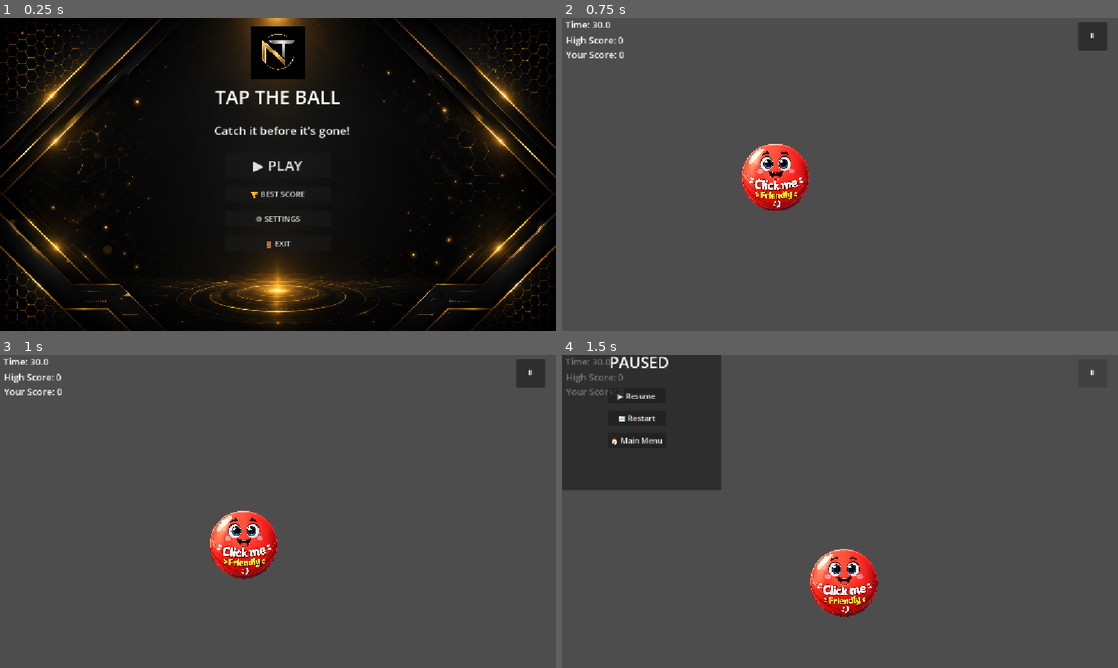
Above: before the commit, frames 1-4 (two rows, left to right).
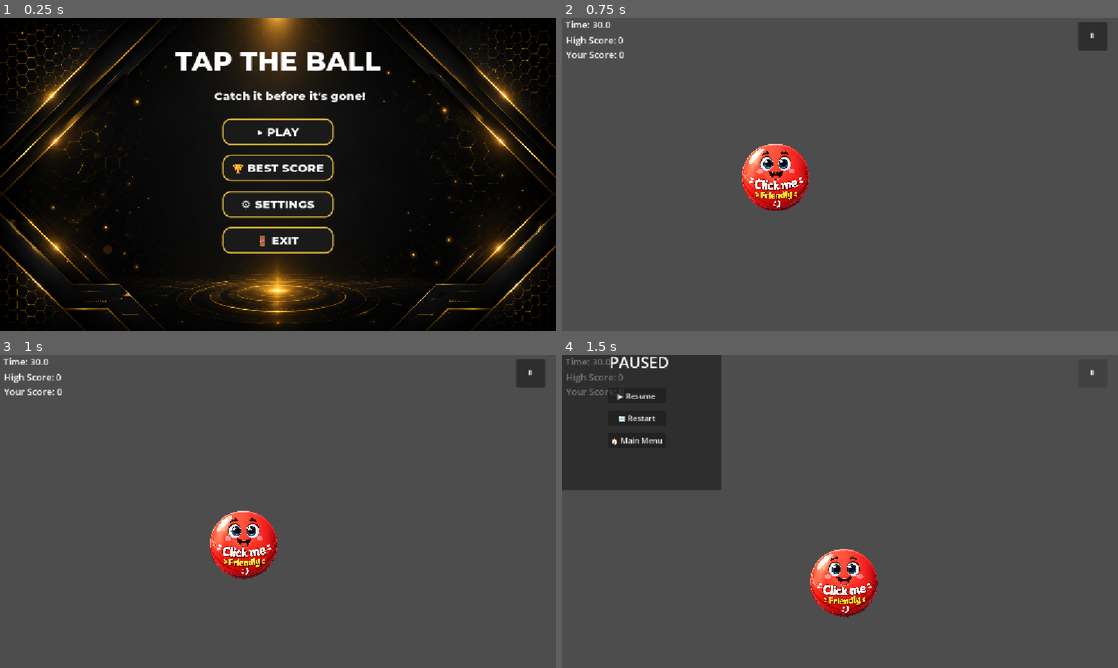
Above: after the commit, the same moments.

Repository: neotechops/tap-the-ball
Game: Godot game, scene res://Scenes/MainMenu.tscn
Same seed, same stepped clock (60 frames per second), same inputs: the game is played once before the commit and once after it.
Inputs:
- Up to frame 1 (0.25 s): no input
- Up to frame 2 (0.75 s): click "▶ PLAY" at 0.5 s
- Up to frame 3 (1 s): no input
- Up to frame 4 (1.5 s): click "⏸" at 1.25 s

The runs differ from the first frame. In frame 1, 5.6% of the frame differs, in the area x 31-69%, y 2-76%; in frame 2, nothing differs; in frame 3, nothing differs; in frame 4, nothing differs.

Commit message:
Add font to the buttons

Diff:
--- /dev/null
+++ b/Assests/Themes/MainMenuTheme.tres
@@ -0,0 +1,3 @@
+[gd_resource type="Theme" format=3 uid="uid://cndttn6whic33"]
+
+[resource]
--- a/Scenes/MainMenu.tscn
+++ b/Scenes/MainMenu.tscn
@@ -2,11 +2,29 @@
 
 [ext_resource type="Script" uid="uid://dfsue7k8g3pgx" path="res://Scripts/MainMenu.gd" id="1_tt5f1"]
 [ext_resource type="Texture2D" uid="uid://cquq5ulm52gru" path="res://Assests/Images/main_menu_background.png" id="2_853f1"]
-[ext_resource type="Texture2D" uid="uid://c0m382tuet1sn" path="res://Assests/Logo/NeoTechOps_icon.png" id="3_8saeu"]
+[ext_resource type="Theme" uid="uid://cndttn6whic33" path="res://Assests/Themes/MainMenuTheme.tres" id="3_8saeu"]
+[ext_resource type="FontFile" uid="uid://cdsgy0twi7xee" path="res://Assests/Fonts/Montserrat-ExtraBold.ttf" id="3_ghw46"]
 
 [sub_resource type="LabelSettings" id="LabelSettings_bnhvo"]
+font = ExtResource("3_ghw46")
 font_size = 24
 font_color = Color(0.984716, 0.9849116, 0.995617, 1)
+
+[sub_resource type="StyleBoxFlat" id="StyleBoxFlat_vb1ha"]
+content_margin_left = 20.0
+content_margin_top = 12.0
+content_margin_right = 20.0
+content_margin_bottom = 12.0
+bg_color = Color(0.101960786, 0.101960786, 0.101960786, 1)
+border_width_left = 3
+border_width_top = 3
+border_width_right = 3
+border_width_bottom = 3
+border_color = Color(0.83137256, 0.6862745, 0.21568628, 1)
+corner_radius_top_left = 16
+corner_radius_top_right = 16
+corner_radius_bottom_right = 16
+corner_radius_bottom_left = 16
 
 [node name="MainMenu" type="Control" unique_id=592156904]
 layout_mode = 3
@@ -32,19 +50,22 @@
 layout_mode = 1
 anchors_preset = 10
 anchor_right = 1.0
-offset_top = 136.0
-offset_bottom = 194.0
+offset_top = 54.0
+offset_bottom = 112.0
 grow_horizontal = 2
-theme_override_font_sizes/font_size = 39
+theme_override_fonts/font = ExtResource("3_ghw46")
+theme_override_font_sizes/font_size = 56
 text = "TAP THE BALL"
 horizontal_alignment = 1
 
 [node name="Subtitle" type="Label" parent="." unique_id=589766002]
 layout_mode = 0
 offset_left = 444.0
-offset_top = 216.0
+offset_top = 146.0
 offset_right = 725.0
-offset_bottom = 250.0
+offset_bottom = 180.0
+theme_override_fonts/font = ExtResource("3_ghw46")
+theme_override_font_sizes/font_size = 20
 text = "Catch it before it's gone!"
 label_settings = SubResource("LabelSettings_bnhvo")
 
@@ -56,40 +77,45 @@
 anchor_right = 0.5
 anchor_bottom = 0.5
 offset_left = -110.0
-offset_top = -45.0
+offset_top = -78.0
 offset_right = 110.0
-offset_bottom = 158.0
+offset_bottom = 125.0
 grow_horizontal = 2
 grow_vertical = 2
 theme_override_constants/separation = 20
 
 [node name="PlayButton" type="Button" parent="MenuButtons" unique_id=8444898]
 layout_mode = 2
-theme_override_font_sizes/font_size = 30
+theme = ExtResource("3_8saeu")
+theme_override_colors/font_color = Color(1, 1, 1, 1)
+theme_override_fonts/font = ExtResource("3_ghw46")
+theme_override_font_sizes/font_size = 24
+theme_override_styles/normal = SubResource("StyleBoxFlat_vb1ha")
 text = "▶ PLAY"
 
 [node name="BestScoreButton" type="Button" parent="MenuButtons" unique_id=102649117]
 layout_mode = 2
+theme = ExtResource("3_8saeu")
+theme_override_colors/font_color = Color(1, 1, 1, 1)
+theme_override_fonts/font = ExtResource("3_ghw46")
+theme_override_font_sizes/font_size = 24
+theme_override_styles/normal = SubResource("StyleBoxFlat_vb1ha")
 text = "🏆 BEST SCORE"
 
 [node name="SettingsButton" type="Button" parent="MenuButtons" unique_id=798471576]
 layout_mode = 2
+theme = ExtResource("3_8saeu")
+theme_override_colors/font_color = Color(1, 1, 1, 1)
+theme_override_fonts/font = ExtResource("3_ghw46")
+theme_override_font_sizes/font_size = 24
+theme_override_styles/normal = SubResource("StyleBoxFlat_vb1ha")
 text = "⚙ SETTINGS"
 
 [node name="ExitButton" type="Button" parent="MenuButtons" unique_id=1381844731]
 layout_mode = 2
+theme = ExtResource("3_8saeu")
+theme_override_colors/font_color = Color(1, 1, 1, 1)
+theme_override_fonts/font = ExtResource("3_ghw46")
+theme_override_font_sizes/font_size = 24
+theme_override_styles/normal = SubResource("StyleBoxFlat_vb1ha")
 text = "🚪 EXIT"
-
-[node name="Logo" type="TextureRect" parent="." unique_id=551520684]
-layout_mode = 1
-anchors_preset = 5
-anchor_left = 0.5
-anchor_right = 0.5
-offset_left = -55.0
-offset_top = 17.0
-offset_right = 55.0
-offset_bottom = 127.0
-grow_horizontal = 2
-texture = ExtResource("3_8saeu")
-expand_mode = 1
-stretch_mode = 5
Binary file added: Assests/Fonts/Montserrat-ExtraBold.ttf
Not shown, added: Assests/Fonts/Montserrat-ExtraBold.ttf.import
Binary file removed: Assests/Logo/NeoTechOps_Logo.png
Not shown, removed: Assests/Logo/NeoTechOps_Logo.png.import
Binary file removed: Assests/Logo/NeoTechOps_icon.png
Not shown, removed: Assests/Logo/NeoTechOps_icon.png.import
